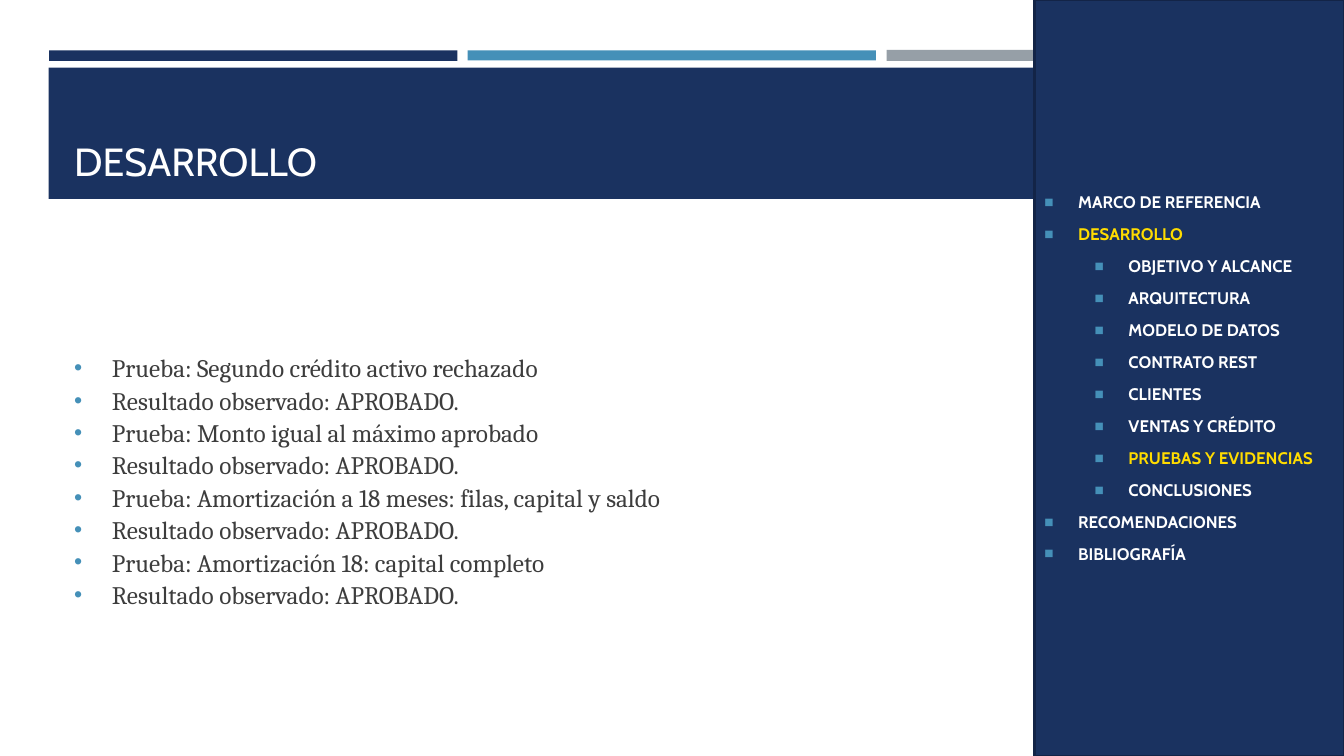
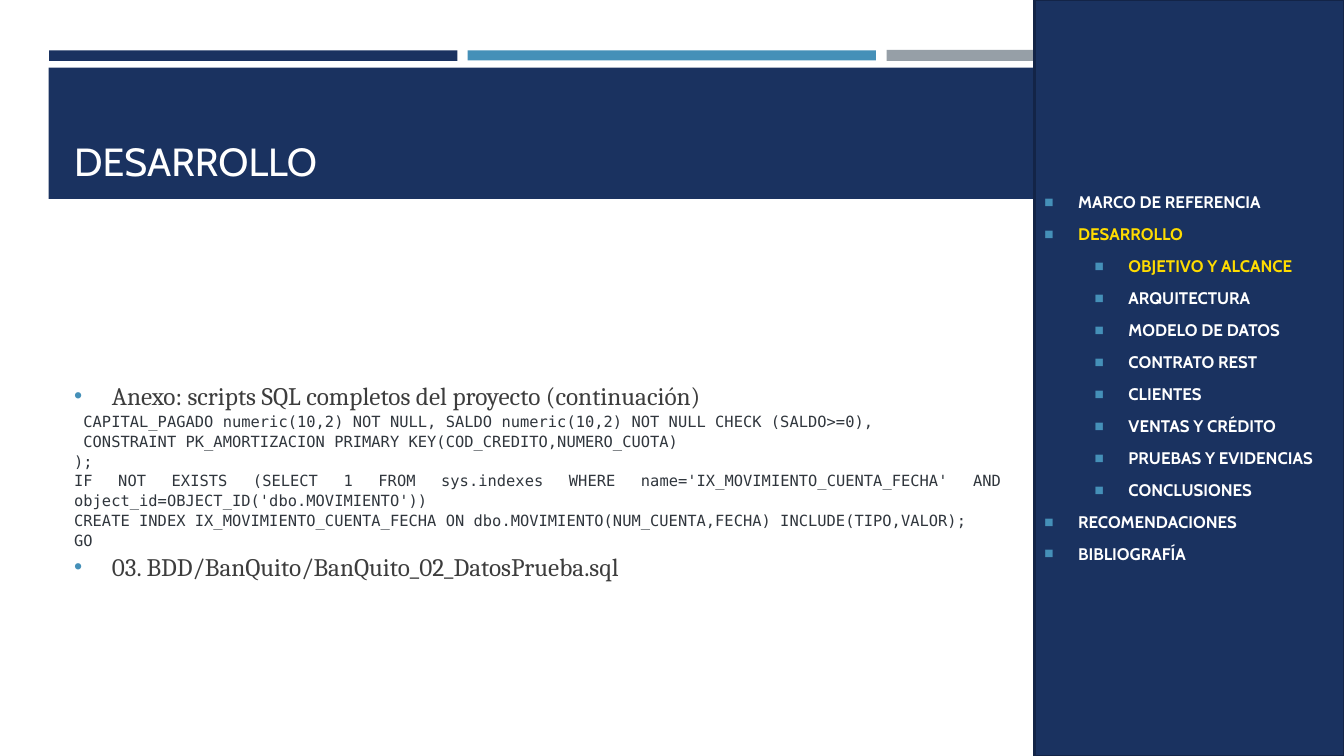
Before and after one commit to gamurigm/examen-arq-1, a slide deck: slide 39 of 05. DOCUMENTACION/02. PRESENTACION/PRESENTACION_CELULAR_BDDLOCAL_RESTFUL_DOTNET_GR09.pptx. Drawn at 1344x756 pixels with LibreOffice and Linux fonts; fonts in the diff are those of the drawing. Boxes give left, top, right and bottom in pixels: in the first picture for what was removed or moved away, otherwise in the second. Text is boxed around its words. In the diff, an @@ line names an element or a change of style, - is before the commit and + after.

```diff
--- a/05. DOCUMENTACION/02. PRESENTACION/PRESENTACION_CELULAR_BDDLOCAL_RESTFUL_DOTNET_GR09.pptx
+++ b/05. DOCUMENTACION/02. PRESENTACION/PRESENTACION_CELULAR_BDDLOCAL_RESTFUL_DOTNET_GR09.pptx
@@ text in rectangle at (1128,260,1313,465): text colour #FFFFFF to #FFDC00 in "OBJETIVO Y ALCANCE"; text colour #FFDC00 to #FFFFFF in "PRUEBAS Y EVIDENCIAS" @@
@@ text at (74,387,1001,582): text changed; size 18 to 11 pt; font Cambria to DejaVu Sans Mono; text colour #3D3D3D to #30363D @@
-• Prueba: Segundo crédito activo rechazado
-• Resultado observado: APROBADO.
-• Prueba: Monto igual al máximo aprobado
-• Resultado observado: APROBADO.
-• Prueba: Amortización a 18 meses: filas, capital y saldo
-• Resultado observado: APROBADO.
-• Prueba: Amortización 18: capital completo
-• Resultado observado: APROBADO.
+• Anexo: scripts SQL completos del proyecto (continuación)
+CAPITAL_PAGADO numeric(10,2) NOT NULL, SALDO numeric(10,2) NOT NULL CHECK (SALDO>=0),
+CONSTRAINT PK_AMORTIZACION PRIMARY KEY(COD_CREDITO,NUMERO_CUOTA)
+);
+IF NOT EXISTS (SELECT 1 FROM sys.indexes WHERE name='IX_MOVIMIENTO_CUENTA_FECHA' AND object_id=OBJECT_ID('dbo.MOVIMIENTO'))
+CREATE INDEX IX_MOVIMIENTO_CUENTA_FECHA ON dbo.MOVIMIENTO(NUM_CUENTA,FECHA) INCLUDE(TIPO,VALOR);
+GO
+• 03. BDD/BanQuito/BanQuito_02_DatosPrueba.sql
```
Also in this commit, not shown: 59 other slides changed, 31 slides added, 6 other files.
